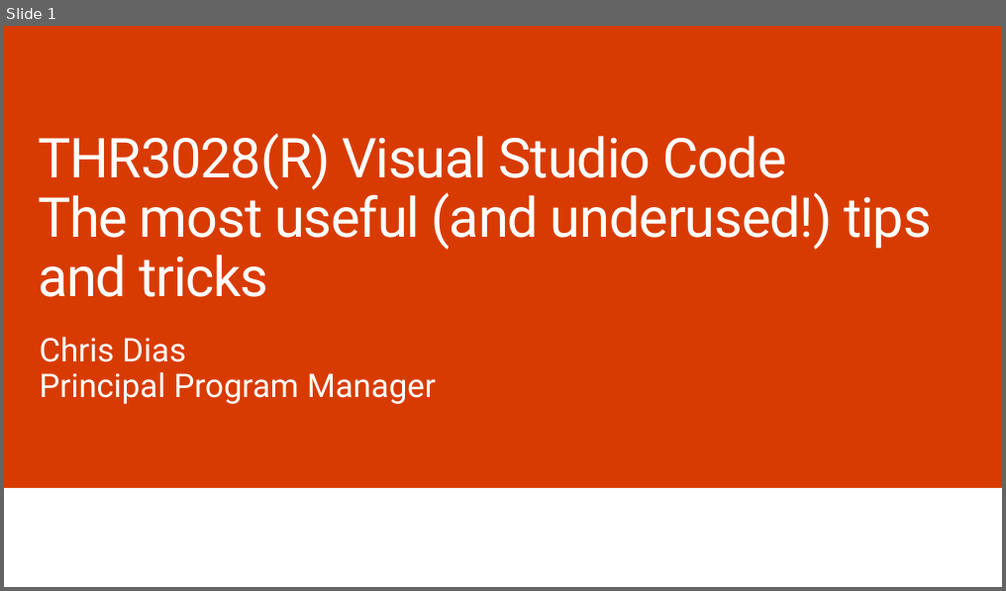
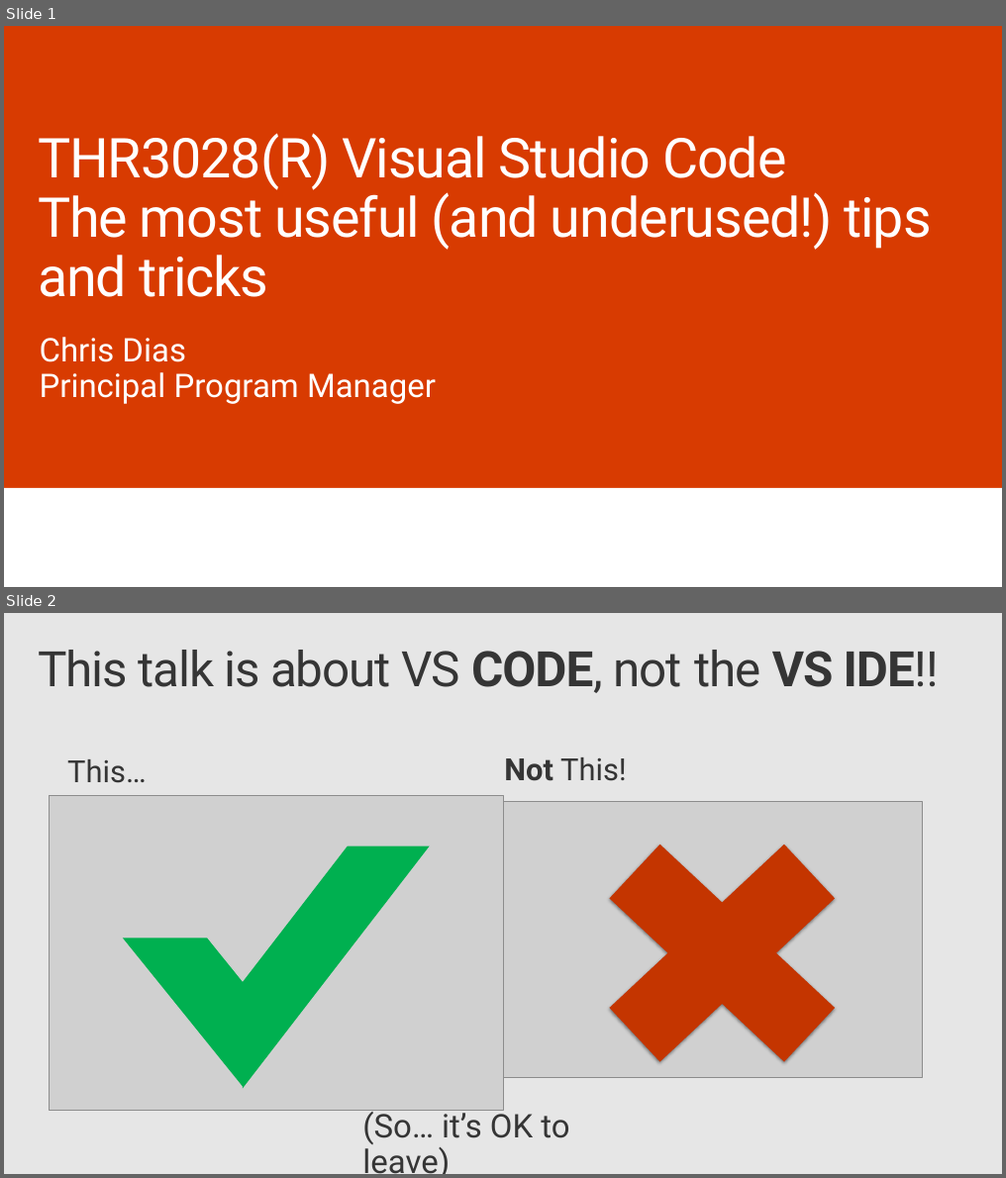
Before and after one commit to chrisdias/ignite2017, a slide deck: thr3028(r).chrisdias.vscodetipstricks.pptx. Shown one above the other, each under a label of ours: slide 1 before the commit, slides 1 and 2 after it. The pictures are 1006x591 and 1006x1178 pixels, drawn with LibreOffice and Linux fonts; fonts in the diff are those of the drawing; grey boxes stand for pictures; background and template pictures are left out. Boxes give left, top, right and bottom in pixels: in the first picture for what was removed or moved away, otherwise in the second. Text is boxed around its words. In the diff, an @@ line names an element or a change of style, - is before the commit and + after.

```diff
--- a/thr3028(r).chrisdias.vscodetipstricks.pptx
+++ b/thr3028(r).chrisdias.vscodetipstricks.pptx
@@ slide 2 added at (x1=4, y1=613, x2=1002, y2=1174), background #E6E6E6 @@
@@ title added at (x1=38, y1=650, x2=940, y2=693), 48 pt, text #353535 @@
+This talk is about VS CODE, not the VS IDE!!
@@ text added at (x1=67, y1=760, x2=146, y2=783), 30 pt, text #353535 @@
+This…
@@ text added at (x1=504, y1=758, x2=627, y2=781), 30 pt, text #353535 @@
+Not This!
@@ picture added at (x1=49, y1=796, x2=503, y2=1111) @@
@@ picture added at (x1=503, y1=801, x2=923, y2=1076) @@
@@ cross added at (x1=553, y1=796, x2=890, y2=1111), fill #C53500 @@
@@ diag stripe added at (x1=243, y1=847, x2=430, y2=1088), fill #00B050 @@
@@ diag stripe added at (x1=123, y1=939, x2=243, y2=1086), fill #00B050 @@
@@ text added at (x1=362, y1=1108, x2=569, y2=1174), 32 pt, text #353535 @@
+(So… it’s OK to leave)
```
Also in this commit, not shown: 2 slides changed, 11 other slides added, 2 slides removed, 4 other files.
